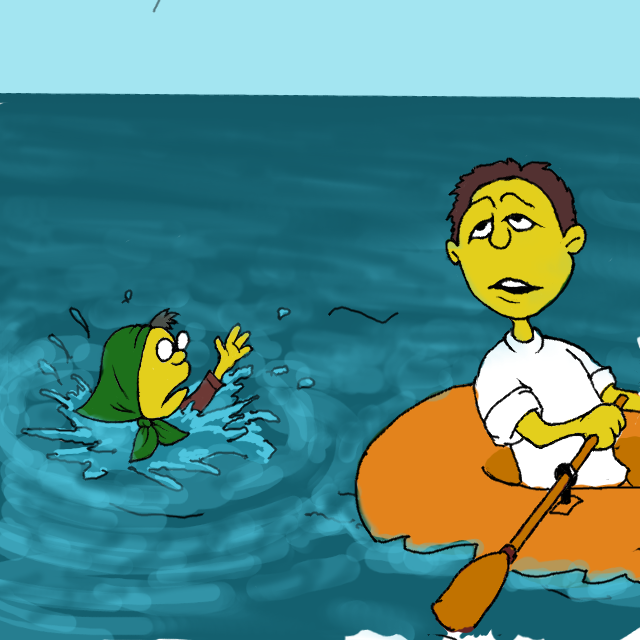
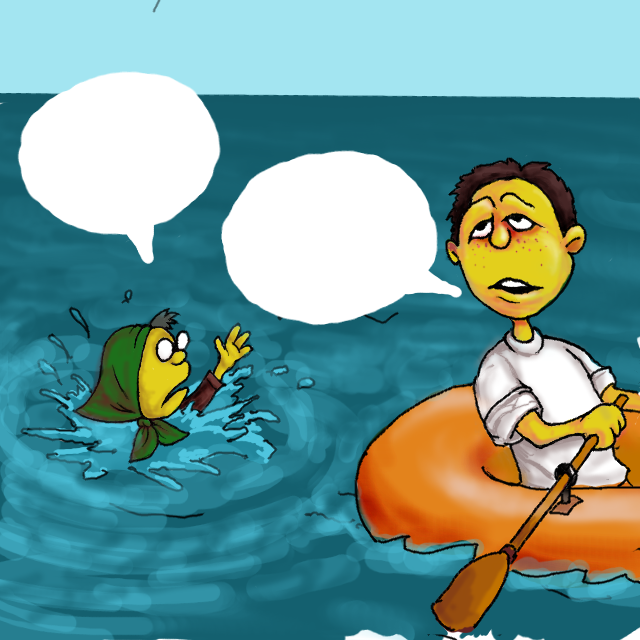
Layered file, before and after one edit (640 x 640). Changes by layer:
added layer "Новый слой#11" above "Новый слой#6" over [17,71,462,326]
painted on "water#1" over [72,159,640,633]
painted on "Новый слой#8" over [178,176,640,588]
